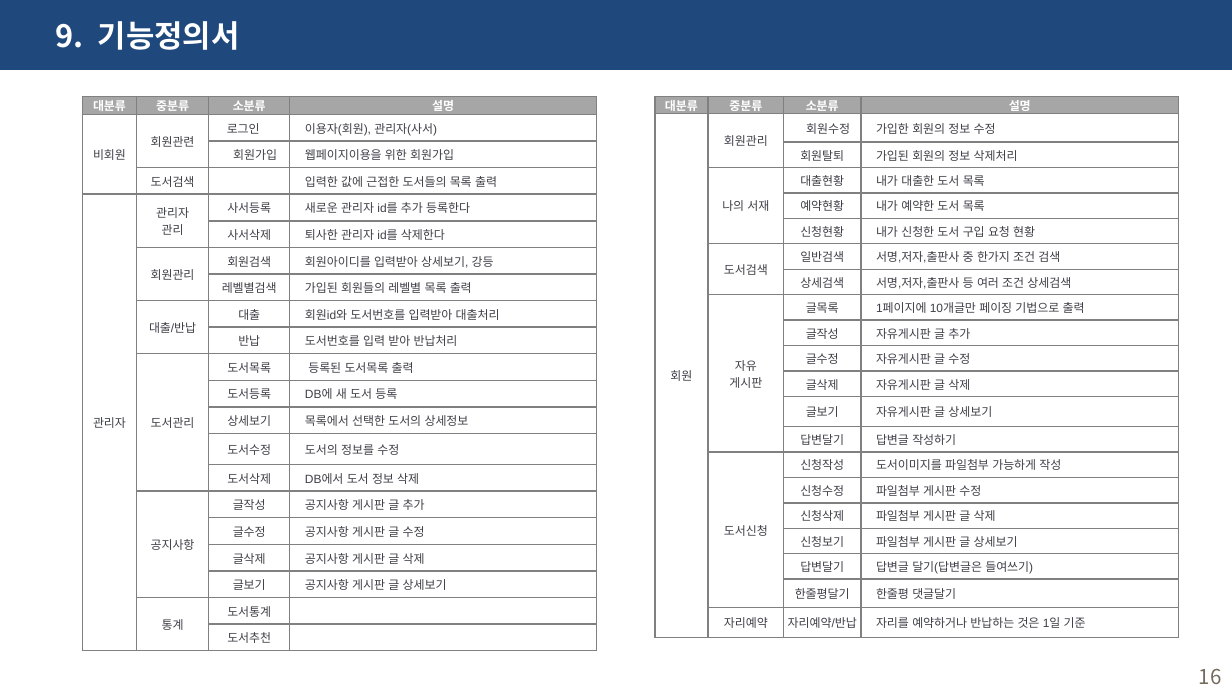
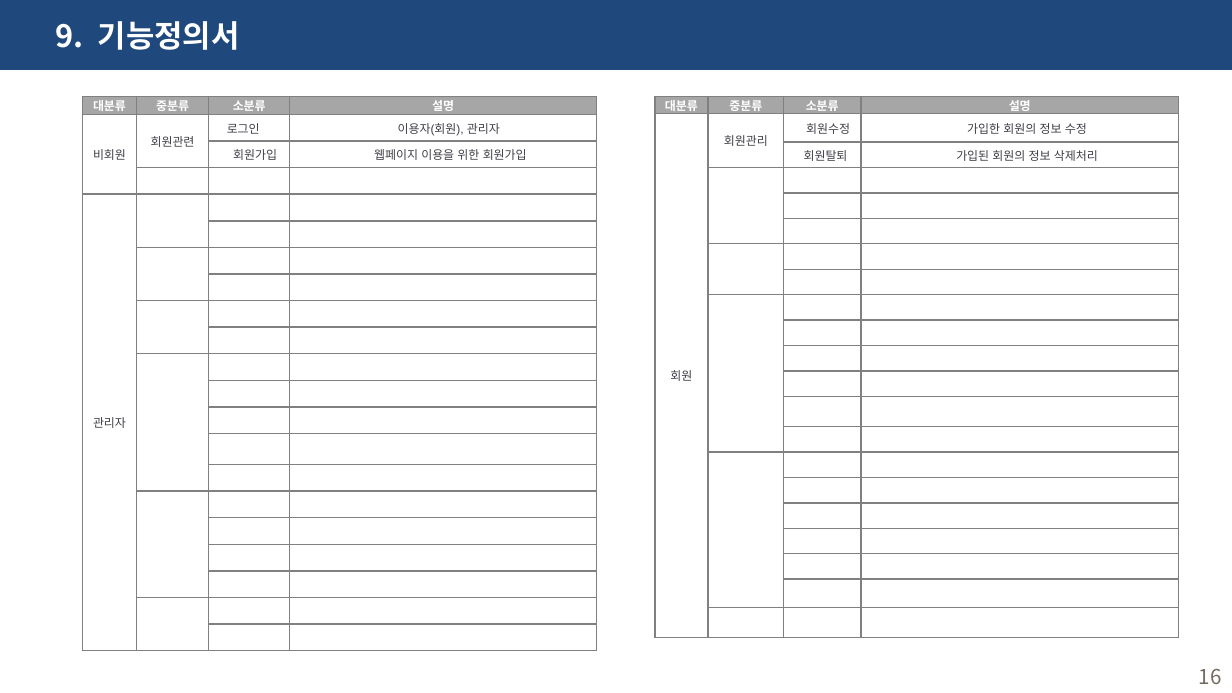
Before and after one commit to haryoung1/1st-dentalproject, a slide deck: slide 16 of 0317_치카치카치과.pptx. Drawn at 1232x693 pixels with LibreOffice and Linux fonts; fonts in the diff are those of the drawing. Boxes give left, top, right and bottom in pixels: in the first picture for what was removed or moved away, otherwise in the second. Text is boxed around its words. In the diff, an @@ line names an element or a change of style, - is before the commit and + after.

```diff
--- a/0317_치카치카치과.pptx
+++ b/0317_치카치카치과.pptx
@@ table at bbox=[83, 96, 598, 650] @@
-row 2, column 4: 이용자(회원), 관리자(사서)
+row 2, column 4: 이용자(회원), 관리자
-row 3, column 4: 웹페이지이용을 위한 회원가입
+row 3, column 4: 웹페이지 이용을 위한 회원가입
-row 4, column 2: 도서검색
+row 4, column 2: 
-row 4, column 4: 입력한 값에 근접한 도서들의 목록 출력
+row 4, column 4: 
-row 5: 관리자 | 관리자 / 관리 | 사서등록 | 새로운 관리자 id를 추가 등록한다
+row 5: 관리자 |  |  | 
-row 6, column 3: 사서삭제
+row 6, column 3: 
-row 6, column 4: 퇴사한 관리자 id를 삭제한다
+row 6, column 4: 
-row 7:  | 회원관리 | 회원검색 | 회원아이디를 입력받아 상세보기, 강등
+row 7:  |  |  | 
-row 8, column 3: 레벨별검색
+row 8, column 3: 
-row 8, column 4: 가입된 회원들의 레벨별 목록 출력
+row 8, column 4: 
-row 9:  | 대출/반납 | 대출 | 회원id와 도서번호를 입력받아 대출처리
+row 9:  |  |  | 
-row 10, column 3: 반납
+row 10, column 3: 
-row 10, column 4: 도서번호를 입력 받아 반납처리
+row 10, column 4: 
-row 11:  | 도서관리 | 도서목록 | 등록된 도서목록 출력
+row 11:  |  |  | 
-row 12, column 3: 도서등록
+row 12, column 3: 
-row 12, column 4: DB에 새 도서 등록
+row 12, column 4: 
-row 13, column 3: 상세보기
+row 13, column 3: 
-row 13, column 4: 목록에서 선택한 도서의 상세정보
+row 13, column 4: 
-row 14, column 3: 도서수정
+row 14, column 3: 
-row 14, column 4: 도서의 정보를 수정
+row 14, column 4: 
-row 15, column 3: 도서삭제
+row 15, column 3: 
-row 15, column 4: DB에서 도서 정보 삭제
+row 15, column 4: 
-row 16:  | 공지사항 | 글작성 | 공지사항 게시판 글 추가
+row 16:  |  |  | 
-row 17, column 3: 글수정
+row 17, column 3: 
-row 17, column 4: 공지사항 게시판 글 수정
+row 17, column 4: 
-row 18, column 3: 글삭제
+row 18, column 3: 
-row 18, column 4: 공지사항 게시판 글 삭제
+row 18, column 4: 
-row 19, column 3: 글보기
+row 19, column 3: 
-row 19, column 4: 공지사항 게시판 글 상세보기
+row 19, column 4: 
-row 20, column 2: 통계
+row 20, column 2: 
-row 20, column 3: 도서통계
+row 20, column 3: 
-row 21, column 3: 도서추천
+row 21, column 3: 
@@ table at bbox=[654, 96, 1178, 637] @@
-row 4:  | 나의 서재 | 대출현황 | 내가 대출한 도서 목록
+row 4:  |  |  | 
-row 5, column 3: 예약현황
+row 5, column 3: 
-row 5, column 4: 내가 예약한 도서 목록
+row 5, column 4: 
-row 6, column 3: 신청현황
+row 6, column 3: 
-row 6, column 4: 내가 신청한 도서 구입 요청 현황
+row 6, column 4: 
-row 7:  | 도서검색 | 일반검색 | 서명,저자,출판사 중 한가지 조건 검색
+row 7:  |  |  | 
-row 8, column 3: 상세검색
+row 8, column 3: 
-row 8, column 4: 서명,저자,출판사 등 여러 조건 상세검색
+row 8, column 4: 
-row 9:  | 자유 / 게시판 | 글목록 | 1페이지에 10개글만 페이징 기법으로 출력
+row 9:  |  |  | 
-row 10, column 3: 글작성
+row 10, column 3: 
-row 10, column 4: 자유게시판 글 추가
+row 10, column 4: 
-row 11, column 3: 글수정
+row 11, column 3: 
-row 11, column 4: 자유게시판 글 수정
+row 11, column 4: 
-row 12, column 3: 글삭제
+row 12, column 3: 
-row 12, column 4: 자유게시판 글 삭제
+row 12, column 4: 
-row 13, column 3: 글보기
+row 13, column 3: 
-row 13, column 4: 자유게시판 글 상세보기
+row 13, column 4: 
-row 14, column 3: 답변달기
+row 14, column 3: 
-row 14, column 4: 답변글 작성하기
+row 14, column 4: 
-row 15:  | 도서신청 | 신청작성 | 도서이미지를 파일첨부 가능하게 작성
+row 15:  |  |  | 
-row 16, column 3: 신청수정
+row 16, column 3: 
-row 16, column 4: 파일첨부 게시판 수정
+row 16, column 4: 
-row 17, column 3: 신청삭제
+row 17, column 3: 
-row 17, column 4: 파일첨부 게시판 글 삭제
+row 17, column 4: 
-row 18, column 3: 신청보기
+row 18, column 3: 
-row 18, column 4: 파일첨부 게시판 글 상세보기
+row 18, column 4: 
-row 19, column 3: 답변달기
+row 19, column 3: 
-row 19, column 4: 답변글 달기(답변글은 들여쓰기)
+row 19, column 4: 
-row 20, column 3: 한줄평달기
+row 20, column 3: 
-row 20, column 4: 한줄평 댓글달기
+row 20, column 4: 
-row 21:  | 자리예약 | 자리예약/반납 | 자리를 예약하거나 반납하는 것은 1일 기준
+row 21:  |  |  | 
@@ alignment left to centre @@
```
Also in this commit, not shown: 10 other slides changed, 11 other files.
